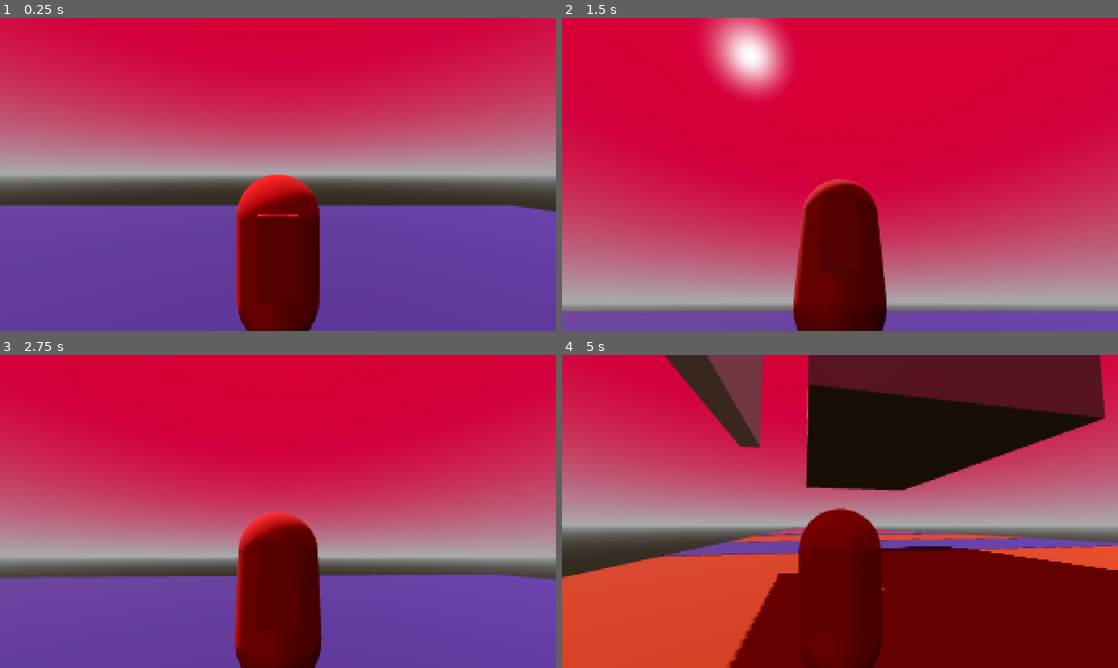
Above: before the commit, frames 1-4 (two rows, left to right).
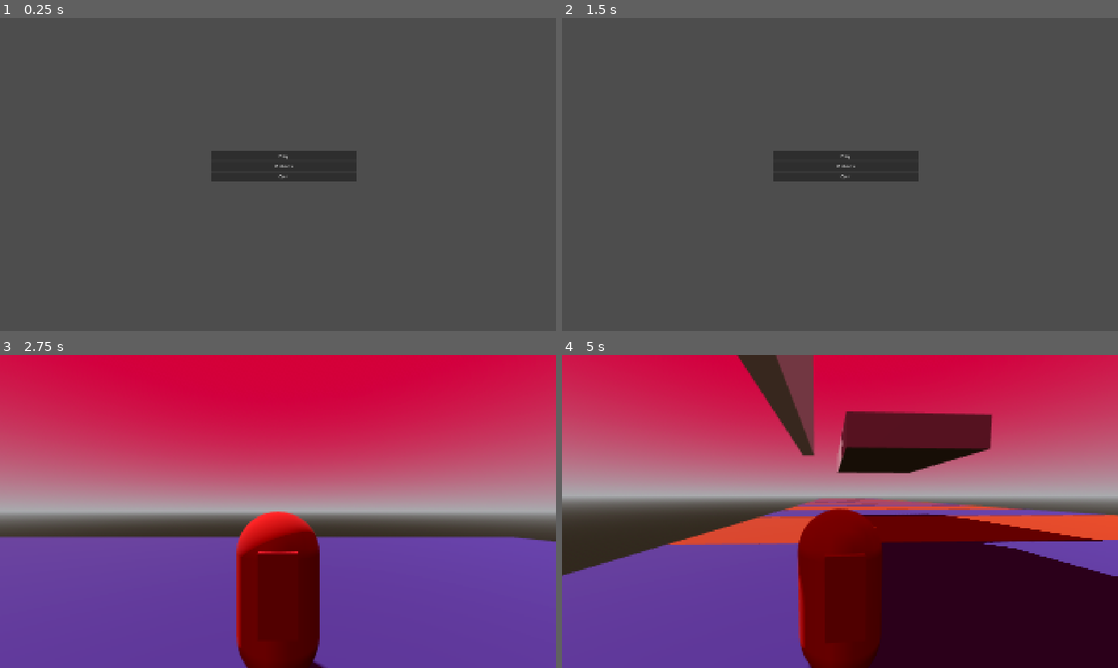
Above: after the commit, the same moments.

Repository: KillerJan3045/Abyss-World-Like
Game: Godot game, scene res://Scenes/main_menu.tscn
Two runs of this game, one before a commit and one after it. Both use one fixed random seed, a clock stepped at 60 frames per second and the inputs below. Before the commit the project starts from res://Scenes/test_area.tscn. The engine's default icon, where the game draws it, is replaced by a stand-in: a white triangle on a blue panel in a dark square.
Inputs (mouse positions are in pixels of both pictures, inside the frame that each line leads up to):
- Up to frame 1 (0.25 s): no input
- Up to frame 2 (1.5 s): click (845, 165) at 0.5 s, where only the run after the commit has a clickable "Options"; click (840, 127) at 1.25 s, where only the run after the commit has a clickable "Return"
- Up to frame 3 (2.75 s): click (283, 492) at 2 s, where only the run after the commit has a clickable "Play"
- Up to frame 4 (5 s): move the mouse to (867, 511) at 2.77 s; hold Space (jump) 2.78-3.53 s; hold W (up) from 2.78 s (still down); tap 1 (one) at 2.85, 3.8 s; move the mouse to (812, 511) at 3.52 s; tap Space (jump) at 3.6, 3.77, 4.07 s; move the mouse to (851, 505) at 4.27 s; hold Space (jump) from 4.28 s (still down); tap Alt (camera lock) at 4.35 s

The runs differ from the first frame. In frame 1, 97% of the frame differs, in the area x 0-100%, y 0-100%; in frame 2, 100%; in frame 3, 50%; in frame 4, 85%.

Commit message:
Main Menu

Diff:
--- /dev/null
+++ b/abyss-world-test/Global.gd
@@ -0,0 +1,3 @@
+extends Node
+
+var sens: float = 0.1
--- a/abyss-world-test/Scenes/Player.tscn
+++ b/abyss-world-test/Scenes/Player.tscn
@@ -1,6 +1,6 @@
 [gd_scene format=3 uid="uid://dhh624wnyiiif"]
 
-[ext_resource type="Script" uid="uid://b031q02ukynpn" path="res://Scripts/character_body_3d.gd" id="1_hr86y"]
+[ext_resource type="Script" uid="uid://b031q02ukynpn" path="res://Scripts/Player.gd" id="1_hr86y"]
 [ext_resource type="Texture2D" uid="uid://qghkjy5el0vb" path="res://icon.svg" id="2_fn5od"]
 
 [sub_resource type="StandardMaterial3D" id="StandardMaterial3D_33eq7"]
@@ -261,24 +261,27 @@
 metadata/_edit_lock_ = true
 
 [node name="CamOrigin" type="Node3D" parent="." unique_id=771523477]
+metadata/_edit_lock_ = true
 
 [node name="CameraDistance" type="SpringArm3D" parent="CamOrigin" unique_id=169814014]
 transform = Transform3D(1, 0, 0, 0, 1, 0, 0, 0, 1, 0, 0.9498377, 0)
 spring_length = 2.5
 margin = 0.5
+metadata/_edit_lock_ = true
 
 [node name="Camera3D" type="Camera3D" parent="CamOrigin/CameraDistance" unique_id=804738862]
 transform = Transform3D(1, 0, 0, 0, 1, 0, 0, 0, 1, 0, 0.061, 3.5)
+metadata/_edit_lock_ = true
 
 [node name="WallRayCasts" type="Node3D" parent="." unique_id=148738461]
 
 [node name="WallRayCastL" type="RayCast3D" parent="WallRayCasts" unique_id=503156111]
-transform = Transform3D(0.70710677, 0, 0.70710677, 0, 1, 0, -0.70710677, 0, 0.70710677, -0.25, 0.133, -0.3)
+transform = Transform3D(0.99999994, 0, 0, 0, 1, 0, 0, 0, 0.99999994, -0.34074348, 0.133, -0.2741186)
 target_position = Vector3(0, 0, -0.3)
 hit_from_inside = true
 
 [node name="WallRayCastR" type="RayCast3D" parent="WallRayCasts" unique_id=1757597679]
-transform = Transform3D(0.7071067, 0, -0.7071067, 0, 1, 0, 0.7071067, 0, 0.7071067, 0.25740048, 0.133, -0.3)
+transform = Transform3D(0.9999999, 0, 0, 0, 1, 0, 0, 0, 0.9999999, 0.37, 0.133, -0.2)
 target_position = Vector3(0, 0, -0.3)
 hit_from_inside = true
 
@@ -286,14 +289,15 @@
 transform = Transform3D(1, 0, 0, 0, 1, 0, 0, 0, 1, 0, 0.13322312, -0.5)
 target_position = Vector3(0, 0, -0.3)
 hit_from_inside = true
+metadata/_edit_lock_ = true
 
 [node name="WallRayCastL2" type="RayCast3D" parent="WallRayCasts" unique_id=1977798552]
-transform = Transform3D(0.70710677, 0, 0.70710677, 0, 1, 0, -0.70710677, 0, 0.70710677, -0.25, 0.6, -0.3)
+transform = Transform3D(0.99999994, 0, 0, 0, 1, 0, 0, 0, 0.99999994, -0.34074348, 0.6, -0.2741186)
 target_position = Vector3(0, 0, -0.3)
 hit_from_inside = true
 
 [node name="WallRayCastR2" type="RayCast3D" parent="WallRayCasts" unique_id=1592255369]
-transform = Transform3D(0.7071067, 0, -0.7071067, 0, 1, 0, 0.7071067, 0, 0.7071067, 0.25740048, 0.5995884, -0.3)
+transform = Transform3D(0.9999999, 0, 0, 0, 1, 0, 0, 0, 0.9999999, 0.37, 0.5995884, -0.2)
 target_position = Vector3(0, 0, -0.3)
 hit_from_inside = true
 
@@ -301,14 +305,15 @@
 transform = Transform3D(1, 0, 0, 0, 1, 0, 0, 0, 1, 0, 0.5998115, -0.5)
 target_position = Vector3(0, 0, -0.3)
 hit_from_inside = true
+metadata/_edit_lock_ = true
 
 [node name="WallRayCastL3" type="RayCast3D" parent="WallRayCasts" unique_id=1309885886]
-transform = Transform3D(0.70710677, 0, 0.70710677, 0, 1, 0, -0.70710677, 0, 0.70710677, -0.25, -0.483, -0.3)
+transform = Transform3D(0.99999994, 0, 0, 0, 1, 0, 0, 0, 0.99999994, -0.34074348, -0.483, -0.2741186)
 target_position = Vector3(0, 0, -0.3)
 hit_from_inside = true
 
 [node name="WallRayCastR3" type="RayCast3D" parent="WallRayCasts" unique_id=1021273618]
-transform = Transform3D(0.7071067, 0, -0.7071067, 0, 1, 0, 0.7071067, 0, 0.7071067, 0.25740048, -0.48270738, -0.3)
+transform = Transform3D(0.9999999, 0, 0, 0, 1, 0, 0, 0, 0.9999999, 0.37, -0.48270738, -0.2)
 target_position = Vector3(0, 0, -0.3)
 hit_from_inside = true
 
@@ -316,14 +321,15 @@
 transform = Transform3D(1, 0, 0, 0, 1, 0, 0, 0, 1, 0, -0.48248428, -0.5)
 target_position = Vector3(0, 0, -0.3)
 hit_from_inside = true
+metadata/_edit_lock_ = true
 
 [node name="WallRayCastL4" type="RayCast3D" parent="WallRayCasts" unique_id=407580325]
-transform = Transform3D(0.70710677, 0, 0.70710677, 0, 1, 0, -0.70710677, 0, 0.70710677, -0.25, -0.189, -0.3)
+transform = Transform3D(0.99999994, 0, 0, 0, 1, 0, 0, 0, 0.99999994, -0.34074348, -0.189, -0.2741186)
 target_position = Vector3(0, 0, -0.3)
 hit_from_inside = true
 
 [node name="WallRayCastR4" type="RayCast3D" parent="WallRayCasts" unique_id=1981367966]
-transform = Transform3D(0.7071067, 0, -0.7071067, 0, 1, 0, 0.7071067, 0, 0.7071067, 0.25740048, -0.18851984, -0.3)
+transform = Transform3D(0.9999999, 0, 0, 0, 1, 0, 0, 0, 0.9999999, 0.37, -0.18851984, -0.2)
 target_position = Vector3(0, 0, -0.3)
 hit_from_inside = true
 
@@ -331,14 +337,15 @@
 transform = Transform3D(1, 0, 0, 0, 1, 0, 0, 0, 1, 0, -0.18829674, -0.5)
 target_position = Vector3(0, 0, -0.3)
 hit_from_inside = true
+metadata/_edit_lock_ = true
 
 [node name="WallRayCastL5" type="RayCast3D" parent="WallRayCasts" unique_id=593223660]
-transform = Transform3D(0.70710677, 0, 0.70710677, 0, 1, 0, -0.70710677, 0, 0.70710677, -0.25, 0.351, -0.3)
+transform = Transform3D(0.99999994, 0, 0, 0, 1, 0, 0, 0, 0.99999994, -0.34074348, 0.351, -0.2741186)
 target_position = Vector3(0, 0, -0.3)
 hit_from_inside = true
 
 [node name="WallRayCastR5" type="RayCast3D" parent="WallRayCasts" unique_id=2062692777]
-transform = Transform3D(0.7071067, 0, -0.7071067, 0, 1, 0, 0.7071067, 0, 0.7071067, 0.25740048, 0.3505519, -0.3)
+transform = Transform3D(0.9999999, 0, 0, 0, 1, 0, 0, 0, 0.9999999, 0.37, 0.3505519, -0.2)
 target_position = Vector3(0, 0, -0.3)
 hit_from_inside = true
 
@@ -346,14 +353,15 @@
 transform = Transform3D(1, 0, 0, 0, 1, 0, 0, 0, 1, 0, 0.350775, -0.5)
 target_position = Vector3(0, 0, -0.3)
 hit_from_inside = true
+metadata/_edit_lock_ = true
 
 [node name="WallRayCastL6" type="RayCast3D" parent="WallRayCasts" unique_id=1611284604]
-transform = Transform3D(0.70710677, 0, 0.70710677, 0, 1, 0, -0.70710677, 0, 0.70710677, -0.25, 0.351, -0.3)
+transform = Transform3D(0.99999994, 0, 0, 0, 1, 0, 0, 0, 0.99999994, -0.34074348, 0.351, -0.2741186)
 target_position = Vector3(0, 0, -0.3)
 hit_from_inside = true
 
 [node name="WallRayCastR6" type="RayCast3D" parent="WallRayCasts" unique_id=1637165302]
-transform = Transform3D(0.7071067, 0, -0.7071067, 0, 1, 0, 0.7071067, 0, 0.7071067, 0.25740048, 0.3505519, -0.3)
+transform = Transform3D(0.9999999, 0, 0, 0, 1, 0, 0, 0, 0.9999999, 0.37, 0.3505519, -0.2)
 target_position = Vector3(0, 0, -0.3)
 hit_from_inside = true
 
@@ -361,14 +369,15 @@
 transform = Transform3D(1, 0, 0, 0, 1, 0, 0, 0, 1, 0, 0.350775, -0.5)
 target_position = Vector3(0, 0, -0.3)
 hit_from_inside = true
+metadata/_edit_lock_ = true
 
 [node name="WallRayCastL7" type="RayCast3D" parent="WallRayCasts" unique_id=1778816557]
-transform = Transform3D(0.70710677, 0, 0.70710677, 0, 1, 0, -0.70710677, 0, 0.70710677, -0.25, 0.824, -0.3)
+transform = Transform3D(0.99999994, 0, 0, 0, 1, 0, 0, 0, 0.99999994, -0.34074348, 0.824, -0.2741186)
 target_position = Vector3(0, 0, -0.3)
 hit_from_inside = true
 
 [node name="WallRayCastR7" type="RayCast3D" parent="WallRayCasts" unique_id=1669439325]
-transform = Transform3D(0.7071067, 0, -0.7071067, 0, 1, 0, 0.7071067, 0, 0.7071067, 0.25740048, 0.8237349, -0.3)
+transform = Transform3D(0.9999999, 0, 0, 0, 1, 0, 0, 0, 0.9999999, 0.37, 0.8237349, -0.2)
 target_position = Vector3(0, 0, -0.3)
 hit_from_inside = true
 
@@ -376,14 +385,15 @@
 transform = Transform3D(1, 0, 0, 0, 1, 0, 0, 0, 1, 0, 0.823958, -0.3655889)
 target_position = Vector3(0, 0, -0.3)
 hit_from_inside = true
+metadata/_edit_lock_ = true
 
 [node name="WallRayCastL8" type="RayCast3D" parent="WallRayCasts" unique_id=1080406726]
-transform = Transform3D(0.70710677, 0, 0.70710677, 0, 1, 0, -0.70710677, 0, 0.70710677, -0.25, 0.709, -0.3)
+transform = Transform3D(0.99999994, 0, 0, 0, 1, 0, 0, 0, 0.99999994, -0.34074348, 0.709, -0.2741186)
 target_position = Vector3(0, 0, -0.3)
 hit_from_inside = true
 
 [node name="WallRayCastR8" type="RayCast3D" parent="WallRayCasts" unique_id=1624288301]
-transform = Transform3D(0.7071067, 0, -0.7071067, 0, 1, 0, 0.7071067, 0, 0.7071067, 0.25740048, 0.70945776, -0.3)
+transform = Transform3D(0.9999999, 0, 0, 0, 1, 0, 0, 0, 0.9999999, 0.37, 0.70945776, -0.2)
 target_position = Vector3(0, 0, -0.3)
 hit_from_inside = true
 
@@ -391,14 +401,15 @@
 transform = Transform3D(1, 0, 0, 0, 1, 0, 0, 0, 1, 0, 0.70968086, -0.5)
 target_position = Vector3(0, 0, -0.3)
 hit_from_inside = true
+metadata/_edit_lock_ = true
 
 [node name="WallRayCastL9" type="RayCast3D" parent="WallRayCasts" unique_id=218911284]
-transform = Transform3D(0.70710677, 0, 0.70710677, 0, 1, 0, -0.70710677, 0, 0.70710677, -0.25, 0.48, -0.3)
+transform = Transform3D(0.99999994, 0, 0, 0, 1, 0, 0, 0, 0.99999994, -0.34074348, 0.48, -0.2741186)
 target_position = Vector3(0, 0, -0.3)
 hit_from_inside = true
 
 [node name="WallRayCastR9" type="RayCast3D" parent="WallRayCasts" unique_id=578037646]
-transform = Transform3D(0.7071067, 0, -0.7071067, 0, 1, 0, 0.7071067, 0, 0.7071067, 0.25740048, 0.48007, -0.3)
+transform = Transform3D(0.9999999, 0, 0, 0, 1, 0, 0, 0, 0.9999999, 0.37, 0.48007, -0.2)
 target_position = Vector3(0, 0, -0.3)
 hit_from_inside = true
 
@@ -406,14 +417,15 @@
 transform = Transform3D(1, 0, 0, 0, 1, 0, 0, 0, 1, 0, 0.4802931, -0.5)
 target_position = Vector3(0, 0, -0.3)
 hit_from_inside = true
+metadata/_edit_lock_ = true
 
 [node name="WallRayCastL10" type="RayCast3D" parent="WallRayCasts" unique_id=1149966533]
-transform = Transform3D(0.70710677, 0, 0.70710677, 0, 1, 0, -0.70710677, 0, 0.70710677, -0.25, 0.231, -0.3)
+transform = Transform3D(0.99999994, 0, 0, 0, 1, 0, 0, 0, 0.99999994, -0.34074348, 0.231, -0.2741186)
 target_position = Vector3(0, 0, -0.3)
 hit_from_inside = true
 
 [node name="WallRayCastR10" type="RayCast3D" parent="WallRayCasts" unique_id=1216207578]
-transform = Transform3D(0.7071067, 0, -0.7071067, 0, 1, 0, 0.7071067, 0, 0.7071067, 0.25740048, 0.2308768, -0.3)
+transform = Transform3D(0.9999999, 0, 0, 0, 1, 0, 0, 0, 0.9999999, 0.37, 0.2308768, -0.2)
 target_position = Vector3(0, 0, -0.3)
 hit_from_inside = true
 
@@ -421,14 +433,15 @@
 transform = Transform3D(1, 0, 0, 0, 1, 0, 0, 0, 1, 0, 0.2310999, -0.5)
 target_position = Vector3(0, 0, -0.3)
 hit_from_inside = true
+metadata/_edit_lock_ = true
 
 [node name="WallRayCastL11" type="RayCast3D" parent="WallRayCasts" unique_id=251483238]
-transform = Transform3D(0.70710677, 0, 0.70710677, 0, 1, 0, -0.70710677, 0, 0.70710677, -0.25, -0.051, -0.3)
+transform = Transform3D(0.99999994, 0, 0, 0, 1, 0, 0, 0, 0.99999994, -0.34074348, -0.051, -0.2741186)
 target_position = Vector3(0, 0, -0.3)
 hit_from_inside = true
 
 [node name="WallRayCastR11" type="RayCast3D" parent="WallRayCasts" unique_id=1829170169]
-transform = Transform3D(0.7071067, 0, -0.7071067, 0, 1, 0, 0.7071067, 0, 0.7071067, 0.25740048, -0.05073297, -0.3)
+transform = Transform3D(0.9999999, 0, 0, 0, 1, 0, 0, 0, 0.9999999, 0.37, -0.05073297, -0.2)
 target_position = Vector3(0, 0, -0.3)
 hit_from_inside = true
 
@@ -436,14 +449,15 @@
 transform = Transform3D(1, 0, 0, 0, 1, 0, 0, 0, 1, 0, -0.05050987, -0.5)
 target_position = Vector3(0, 0, -0.3)
 hit_from_inside = true
+metadata/_edit_lock_ = true
 
 [node name="WallRayCastL12" type="RayCast3D" parent="WallRayCasts" unique_id=644373036]
-transform = Transform3D(0.70710677, 0, 0.70710677, 0, 1, 0, -0.70710677, 0, 0.70710677, -0.25, -0.379, -0.3)
+transform = Transform3D(0.99999994, 0, 0, 0, 1, 0, 0, 0, 0.99999994, -0.34074348, -0.379, -0.2741186)
 target_position = Vector3(0, 0, -0.3)
 hit_from_inside = true
 
 [node name="WallRayCastR12" type="RayCast3D" parent="WallRayCasts" unique_id=711496409]
-transform = Transform3D(0.7071067, 0, -0.7071067, 0, 1, 0, 0.7071067, 0, 0.7071067, 0.25740048, -0.37852103, -0.3)
+transform = Transform3D(0.9999999, 0, 0, 0, 1, 0, 0, 0, 0.9999999, 0.37, -0.37852103, -0.2)
 target_position = Vector3(0, 0, -0.3)
 hit_from_inside = true
 
@@ -451,9 +465,10 @@
 transform = Transform3D(1, 0, 0, 0, 1, 0, 0, 0, 1, 0, -0.37829792, -0.5)
 target_position = Vector3(0, 0, -0.3)
 hit_from_inside = true
+metadata/_edit_lock_ = true
 
 [node name="WallRayCastL13" type="RayCast3D" parent="WallRayCasts" unique_id=1408651184]
-transform = Transform3D(0.70710677, 0, 0.70710677, 0, 1, 0, -0.70710677, 0, 0.70710677, -0.25, -0.714, -0.3)
+transform = Transform3D(0.99999994, 0, 0, 0, 1, 0, 0, 0, 0.99999994, -0.34074348, -0.714, -0.2741186)
 target_position = Vector3(0, 0, -0.3)
 hit_from_inside = true
 
@@ -461,18 +476,21 @@
 transform = Transform3D(1, 0, 0, 0, 0.8520451, -0.5234683, 0, 0.5234683, 0.8520451, 0, 0.91776717, -0.24488828)
 target_position = Vector3(0, 0, -0.3)
 hit_from_inside = true
+metadata/_edit_lock_ = true
 
 [node name="WallRayCastR13" type="RayCast3D" parent="WallRayCasts" unique_id=1125220497]
-transform = Transform3D(0.7071067, 0, -0.7071067, 0, 1, 0, 0.7071067, 0, 0.7071067, 0.25740048, -0.7136632, -0.3)
+transform = Transform3D(0.9999999, 0, 0, 0, 1, 0, 0, 0, 0.9999999, 0.37, -0.7136632, -0.2)
 target_position = Vector3(0, 0, -0.3)
 hit_from_inside = true
 
 [node name="CollisionShape3D" type="CollisionShape3D" parent="." unique_id=573196159]
 shape = SubResource("CapsuleShape3D_glf1u")
+metadata/_edit_lock_ = true
 
 [node name="SlopeRayCast" type="RayCast3D" parent="." unique_id=1158396062]
 transform = Transform3D(1, 0, 0, 0, 1, 0, 0, 0, 1, 0, -0.9655103, 0)
 target_position = Vector3(0, -0.3, 0)
+metadata/_edit_lock_ = true
 
 [node name="StartUpTimer" type="Timer" parent="." unique_id=2013519004]
 wait_time = 0.1
--- /dev/null
+++ b/abyss-world-test/Scenes/main_menu.tscn
@@ -0,0 +1,42 @@
+[gd_scene format=3 uid="uid://dwyna1hvbf4pe"]
+
+[ext_resource type="Script" uid="uid://w1bwjcl0267r" path="res://Scripts/main_menu.gd" id="1_28flt"]
+
+[node name="MainMenu" type="Control" unique_id=989919366]
+layout_mode = 3
+anchors_preset = 15
+anchor_right = 1.0
+anchor_bottom = 1.0
+grow_horizontal = 2
+grow_vertical = 2
+script = ExtResource("1_28flt")
+
+[node name="MarginContainer" type="MarginContainer" parent="." unique_id=691868884]
+custom_maximum_size = Vector2(1000, 1000)
+layout_mode = 1
+offset_left = 730.0
+offset_top = 461.0
+offset_right = 1230.0
+offset_bottom = 700.0
+
+[node name="VBoxContainer" type="VBoxContainer" parent="MarginContainer" unique_id=1376538687]
+layout_mode = 2
+size_flags_stretch_ratio = 0.0
+
+[node name="Play" type="Button" parent="MarginContainer/VBoxContainer" unique_id=1820635378]
+layout_mode = 2
+text = "Play
+"
+
+[node name="Option" type="Button" parent="MarginContainer/VBoxContainer" unique_id=976399068]
+layout_mode = 2
+text = "Options"
+
+[node name="Quit" type="Button" parent="MarginContainer/VBoxContainer" unique_id=56129245]
+layout_mode = 2
+text = "Quit
+"
+
+[connection signal="pressed" from="MarginContainer/VBoxContainer/Play" to="." method="_on_play_pressed"]
+[connection signal="pressed" from="MarginContainer/VBoxContainer/Option" to="." method="_on_option_pressed"]
+[connection signal="pressed" from="MarginContainer/VBoxContainer/Quit" to="." method="_on_quit_pressed"]
--- /dev/null
+++ b/abyss-world-test/Scenes/options_menu.gd
@@ -0,0 +1,7 @@
+extends Control
+
+func _on_return_to_menu_pressed() -> void:
+	get_tree().change_scene_to_file("res://Scenes/main_menu.tscn")
+
+func _on_sens_slider_value_changed(Value: float) -> void:
+	Global.sens = Value/10
--- /dev/null
+++ b/abyss-world-test/Scenes/options_menu.tscn
@@ -0,0 +1,50 @@
+[gd_scene format=3 uid="uid://btea8s66ckius"]
+
+[ext_resource type="Script" uid="uid://dxylx6q6hmdvb" path="res://Scenes/options_menu.gd" id="1_plplt"]
+
+[sub_resource type="StyleBoxTexture" id="StyleBoxTexture_tqe32"]
+content_margin_left = 145.0
+texture_margin_left = 146.0
+modulate_color = Color(0, 0, 0, 1)
+
+[node name="OptionsMenu" type="Control" unique_id=2114240575]
+layout_mode = 3
+anchors_preset = 15
+anchor_right = 1.0
+anchor_bottom = 1.0
+grow_horizontal = 2
+grow_vertical = 2
+script = ExtResource("1_plplt")
+
+[node name="MarginContainer" type="MarginContainer" parent="." unique_id=143887437]
+layout_mode = 1
+anchors_preset = -1
+anchor_left = 0.39635417
+anchor_top = 0.2935185
+anchor_right = 0.60364586
+anchor_bottom = 0.6537037
+grow_horizontal = 2
+metadata/_edit_use_anchors_ = true
+
+[node name="VBoxContainer" type="VBoxContainer" parent="MarginContainer" unique_id=1293021133]
+layout_mode = 2
+
+[node name="Label" type="Label" parent="MarginContainer/VBoxContainer" unique_id=1175421456]
+layout_mode = 2
+theme_override_styles/normal = SubResource("StyleBoxTexture_tqe32")
+text = "SENSITIVITY"
+
+[node name="SensSlider" type="HSlider" parent="MarginContainer/VBoxContainer" unique_id=494079466]
+layout_mode = 2
+min_value = 1.0
+max_value = 10.0
+value = 1.0
+
+[node name="ReturnToMenu" type="Button" parent="MarginContainer/VBoxContainer" unique_id=419420248]
+layout_mode = 2
+text = "Return
+
+"
+
+[connection signal="value_changed" from="MarginContainer/VBoxContainer/SensSlider" to="." method="_on_sens_slider_value_changed"]
+[connection signal="pressed" from="MarginContainer/VBoxContainer/ReturnToMenu" to="." method="_on_return_to_menu_pressed"]
--- a/abyss-world-test/Scenes/test_area.tscn
+++ b/abyss-world-test/Scenes/test_area.tscn
@@ -336,9 +336,9 @@
 material = SubResource("StandardMaterial3D_daxpn")
 
 [node name="CSGBox3D4" type="CSGBox3D" parent="." unique_id=1341785548]
-transform = Transform3D(1, 0, 0, 0, 1, 0, 0, 0, 1, 11.001402, 3.6831102, -157.78043)
-use_collision = true
-size = Vector3(1, 15.382935, 19.45166)
+transform = Transform3D(1, 0, 0, 0, 1, 0, 0, 0, 1, 14.755586, 3.6831102, -139.17862)
+use_collision = true
+size = Vector3(1, 15.382935, 54.209106)
 material = SubResource("StandardMaterial3D_daxpn")
 
 [node name="CSGBox3D3" type="CSGBox3D" parent="." unique_id=1154631509]
--- a/abyss-world-test/Scripts/character_body_3d.gd
+++ b/abyss-world-test/Scripts/Player.gd
@@ -8,7 +8,7 @@
 #-----------------------------Camera Stuff--------------------------------------
 var cam_mode: int = 0
 @onready var pivot: Node3D = $CamOrigin
-var sens = 0.2
+var local_sens = Global.sens
 @onready var camera: Camera3D = $CamOrigin/CameraDistance/Camera3D
 @onready var camera_distance: SpringArm3D = $CamOrigin/CameraDistance
 var min_zoom: float = 2.5
@@ -34,8 +34,9 @@
 
 #------                      Jump Distance                               ------#
 @export var jump_distance: float = 10.0
+@export var max_jump_distance: float = 20.0
 var default_distance: float = 10.0
-@export var max_jump_distance: float = 20.0
+
 
 #-------------------------------Movement---------------------------------------#
 var speed = 6.0
@@ -55,6 +56,7 @@
 
 #==============================================================================#
 func _physics_process(delta: float) -> void:
+
 	slope_slide(delta)
 	state_machine()
 	reset()
@@ -119,44 +121,38 @@
 		recent_reset = global_position
 
 	#==============================Wall Jump===================================#
-	if not is_on_floor():
+	if not is_on_floor() and not slope_ray_cast.is_colliding():
 		var total_normal: Vector3 = Vector3.ZERO
 		var hit_count: int = 0
 
-		# 1. Sum collision normals across all active rays[cite: 2]
 		for ray in wall_ray_casts:
 			if ray.is_colliding():
 				total_normal += ray.get_collision_normal()
 				hit_count += 1
 
-		# 2. Process bounce if at least one ray made contact
 		if hit_count > 0:
-			# Average the collision normals to prevent single side-ray direction glitches[cite: 2]
 			var wall_normal: Vector3 = (total_normal / float(hit_count)).normalized()
 
-			# 3. Preserve exact pre-collision horizontal momentum
 			var incoming_h_vel: Vector3 = Vector3(velocity.x, 0.0, velocity.z)
 			var entry_speed: float = max(incoming_h_vel.length(), speed * 1.2)
 
-			# 4. Calculate pure horizontal bounce vector
 			var bounce_dir: Vector3 = incoming_h_vel.bounce(wall_normal)
 			bounce_dir.y = 0.0
 
-			# 5. Prevent parallel sliding on shallow angles (enforce min 35% deflection)
 			var min_deflection: float = 0.35
 			if bounce_dir.normalized().dot(wall_normal) < min_deflection:
 				bounce_dir = (bounce_dir.normalized() + wall_normal * min_deflection).normalized()
 			else:
 				bounce_dir = bounce_dir.normalized()
 
-			# 6. Apply full entry speed to new bounce direction
+			#  Apply full entry speed to new bounce direction
 			velocity.x = bounce_dir.x * entry_speed
 			velocity.z = bounce_dir.z * entry_speed
 
-			# 7. Push character off wall geometry to prevent sticking
+			#  Push character off wall geometry to prevent sticking
 			global_position += wall_normal * 0.15
 
-			# 8. Align mesh visuals smoothly toward bounce trajectory
+			#  Align mesh visuals smoothly toward bounce trajectory
 			if bounce_dir.length_squared() > 0.001:
 				$Body.global_transform.basis = Basis.looking_at(bounce_dir, Vector3.UP)
 				$WallRayCasts.global_transform.basis = Basis.looking_at(bounce_dir, Vector3.UP)
@@ -181,24 +177,20 @@
 			velocity.z = horiz_vel.z
 
 #===============================Quit===========================================#
-func quit() -> void:
-	if Input.is_action_pressed("quit"):
-		get_tree().quit()
-
 func _unhandled_input(event: InputEvent) -> void:
 	if event.is_action_pressed("quit"):
-		get_tree().quit()
+		get_tree().change_scene_to_file("res://Scenes/main_menu.tscn")
 
 #============================CAMERA CONTROLS===================================#
 func _input(event: InputEvent) -> void:
 	if event is InputEventMouseMotion and not mouse_unlocked:
-		var y_angle: float = deg_to_rad(-event.relative.x * sens)
+		var y_angle: float = deg_to_rad(-event.relative.x * local_sens)
 
 		rotate_y(y_angle)
 		if not is_on_floor() or camera_lock:
 			$Body.rotate_y(-y_angle)
 			$WallRayCasts.rotate_y(-y_angle)
-		pivot.rotate_x(deg_to_rad(-event.relative.y * sens))
+		pivot.rotate_x(deg_to_rad(-event.relative.y * local_sens))
 		pivot.rotation.x = clamp(pivot.rotation.x, deg_to_rad(-60), deg_to_rad(40))
 
 	if event is InputEventMouseButton:
@@ -285,11 +277,11 @@
 
 #==============================================================================#
 func slope_slide(delta: float) -> void:
+	if (is_on_floor() or slope_ray_cast.is_colliding()) and !camera_lock:
+		animation_reset(delta)
+
 	if slope_ray_cast.is_colliding():
 		var normal = slope_ray_cast.get_collision_normal()
 		if normal.y < 0.99:
 			var slide_dir = Vector3.DOWN.slide(normal).normalized()
 			velocity += slide_dir * gravity * delta
-
-	if (is_on_floor() or slope_ray_cast.is_colliding()) and !camera_lock:
-		animation_reset(delta)
--- /dev/null
+++ b/abyss-world-test/Scripts/main_menu.gd
@@ -0,0 +1,20 @@
+extends Control
+
+func _ready() -> void:
+	Input.mouse_mode = Input.MOUSE_MODE_VISIBLE
+	pass
+
+func _on_play_pressed() -> void:
+	get_tree().change_scene_to_file("res://Scenes/test_area.tscn")
+
+func _on_option_pressed() -> void:
+	get_tree().change_scene_to_file("res://Scenes/options_menu.tscn")
+
+func _on_quit_pressed() -> void:
+	get_tree().quit()
+
+#============================DEV ONLY==========================================#
+func _unhandled_input(event: InputEvent) -> void:
+	if event.is_action_pressed("quit"):
+		get_tree().quit()
+#============================DEV ONLY==========================================#
--- a/abyss-world-test/project.godot
+++ b/abyss-world-test/project.godot
@@ -11,9 +11,13 @@
 [application]
 
 config/name="Abyss World Test"
-run/main_scene="uid://hcdxllwgxqsu"
+run/main_scene="uid://dwyna1hvbf4pe"
 config/features=PackedStringArray("4.7", "Forward Plus")
 config/icon="res://icon.svg"
+
+[autoload]
+
+Global="*uid://kmkko7a5iss3"
 
 [display]
 
@@ -111,4 +115,5 @@
 [rendering]
 
 rendering_device/driver.windows="d3d12"
-anti_aliasing/quality/msaa_3d=1
+anti_aliasing/quality/msaa_3d=3
+anti_aliasing/quality/screen_space_aa=2
Not shown, added: abyss-world-test/Global.gd.uid
Not shown, added: abyss-world-test/Scenes/options_menu.gd.uid
Renamed: abyss-world-test/Scripts/character_body_3d.gd.uid -> abyss-world-test/Scripts/Player.gd.uid
Not shown, added: abyss-world-test/Scripts/main_menu.gd.uid
Not shown, added: abyss-world-test/Scenes/Player.tscn2189071299.tmp
Not shown, added: abyss-world-test/Scenes/Player.tscn2553102819.tmp
Not shown, added: abyss-world-test/Scenes/Player.tscn624556412.tmp
